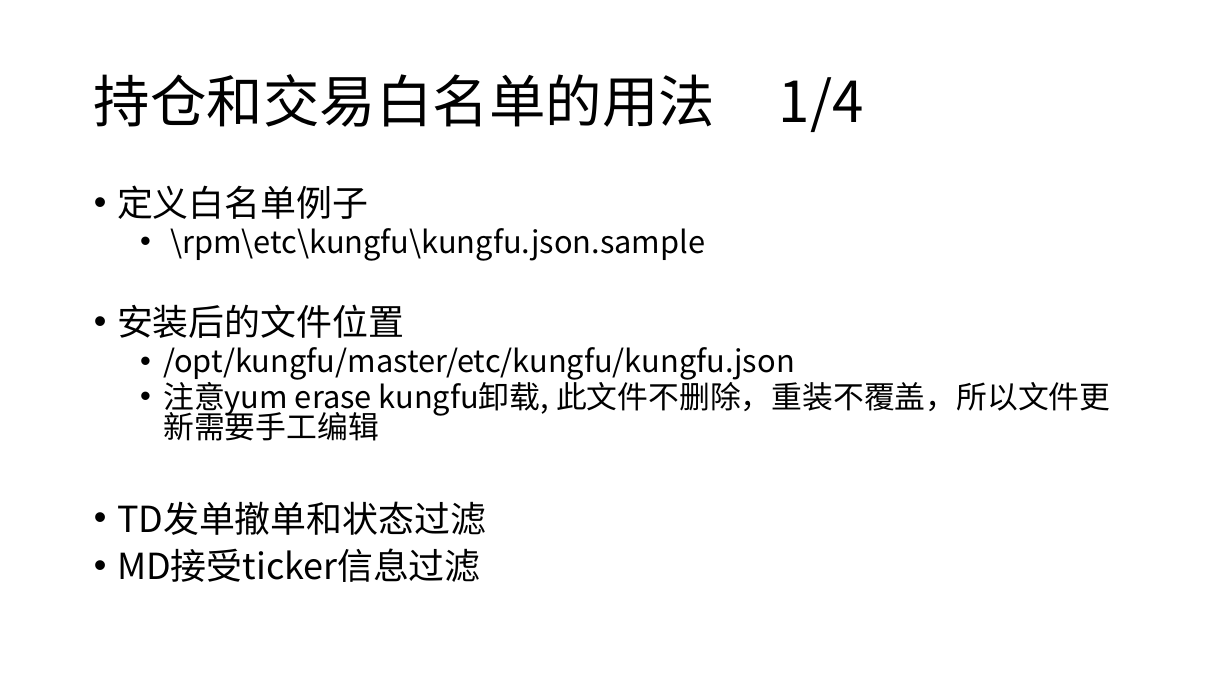
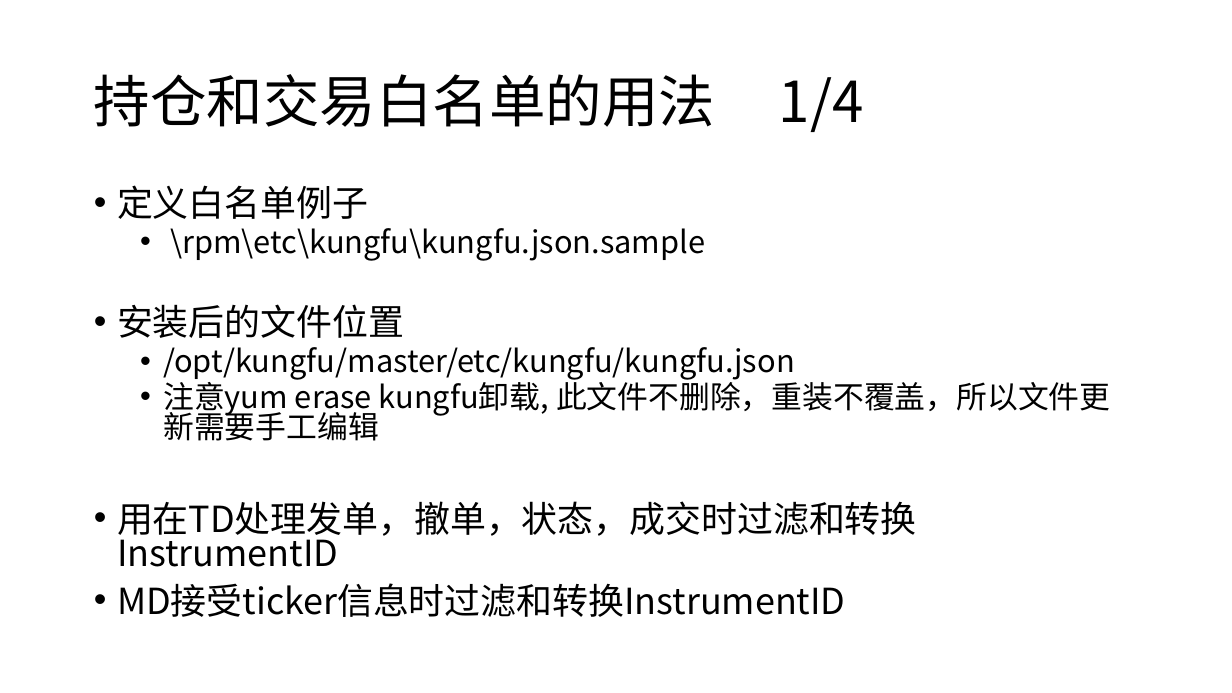
Before and after one commit to qingtiandalaoye/useful_doc, a slide deck: slide 39 of 虚拟货币跨交易所高频交易系统.pptx (slide 36 before the commit). Drawn at 1232x693 pixels with LibreOffice and Linux fonts; fonts in the diff are those of the drawing. Boxes give left, top, right and bottom in pixels: in the first picture for what was removed or moved away, otherwise in the second. Text is boxed around its words. In the diff, an @@ line names an element or a change of style, - is before the commit and + after.

```diff
--- a/虚拟货币跨交易所高频交易系统.pptx
+++ b/虚拟货币跨交易所高频交易系统.pptx
@@ text at <box>117,501,917,617</box>: text changed @@
-• TD发单撤单和状态过滤
-• MD接受ticker信息过滤
+• 用在TD处理发单，撤单，状态，成交时过滤和转换InstrumentID
+• MD接受ticker信息时过滤和转换InstrumentID
```
Also in this commit, not shown: 26 other slides changed, 4 slides added, 1 slide removed.
